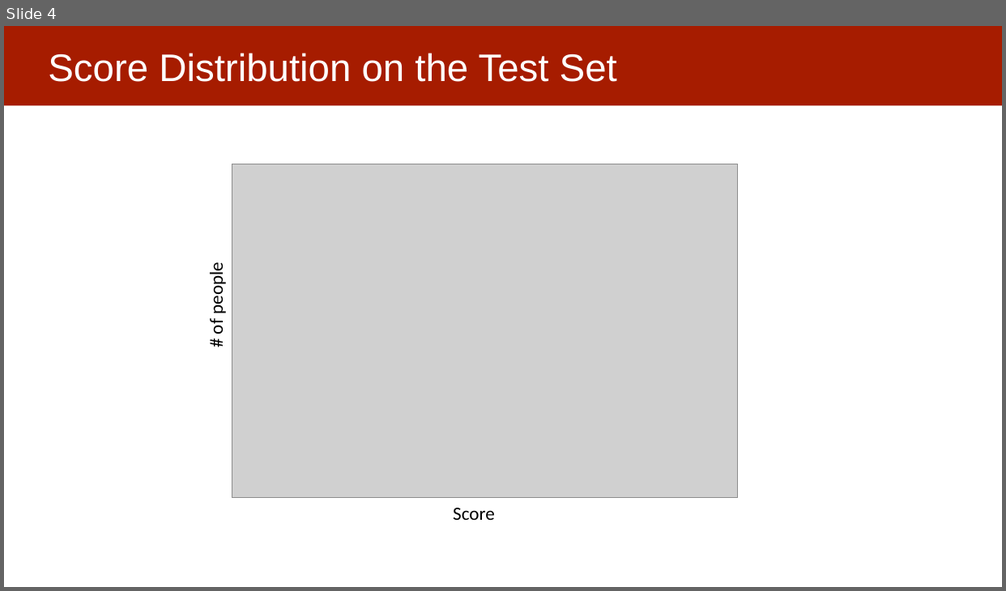
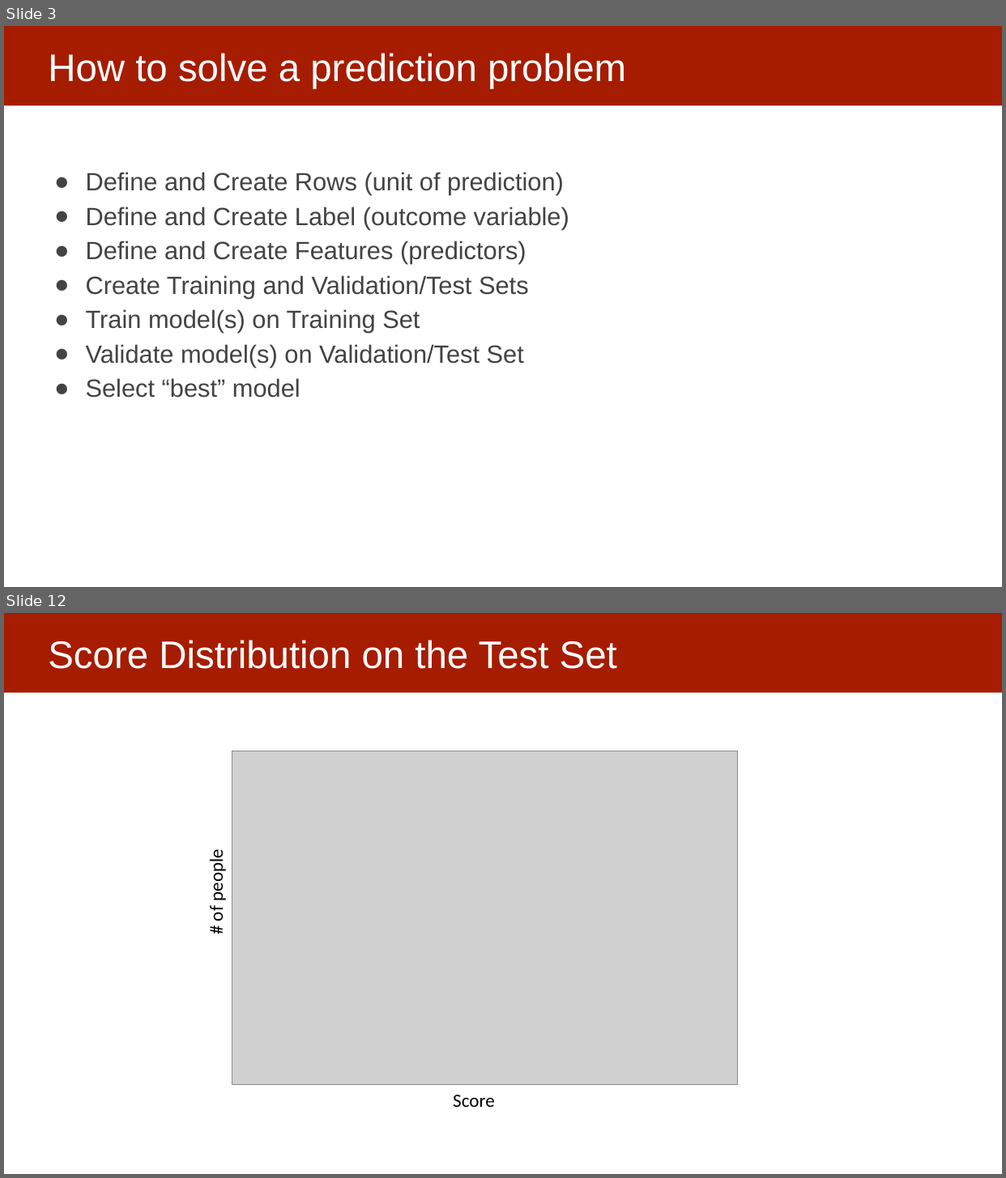
Before and after one commit to dssg/mlforpublicpolicylab, a slide deck: 06 - Performance and Evaluation Pt 1/Model Selection and Validation - Part I.pptx. Shown one above the other, each under a label of ours: slide 4 before the commit, slides 3 and 12 after it; the slides between them are not shown. The pictures are 1006x591 and 1006x1178 pixels, drawn with LibreOffice and Linux fonts; fonts in the diff are those of the drawing; grey boxes stand for pictures. Boxes give left, top, right and bottom in pixels: in the first picture for what was removed or moved away, otherwise in the second. Text is boxed around its words. In the diff, an @@ line names an element or a change of style, - is before the commit and + after.

```diff
--- a/06 - Performance and Evaluation Pt 1/Model Selection and Validation - Part I.pptx
+++ b/06 - Performance and Evaluation Pt 1/Model Selection and Validation - Part I.pptx
@@ slide 3 added at [4,26,1002,587], background #FFFFFF; not listed: 1 template element that a slide beside it also shows @@
@@ title added at [48,53,626,89], 37 pt, text #FFFFFF @@
+How to solve a prediction problem
@@ text added at [86,172,569,398], 24 pt, text #434343 @@
+● Define and Create Rows (unit of prediction)
+● Define and Create Label (outcome variable)
+● Define and Create Features (predictors)
+● Create Training and Validation/Test Sets
+● Train model(s) on Training Set
+● Validate model(s) on Validation/Test Set
+● Select “best” model
@@ what was slide 4 is now slide 12 @@
```
Also in this commit, not shown: 3 slides changed, 8 other slides added, 1 slide removed.
